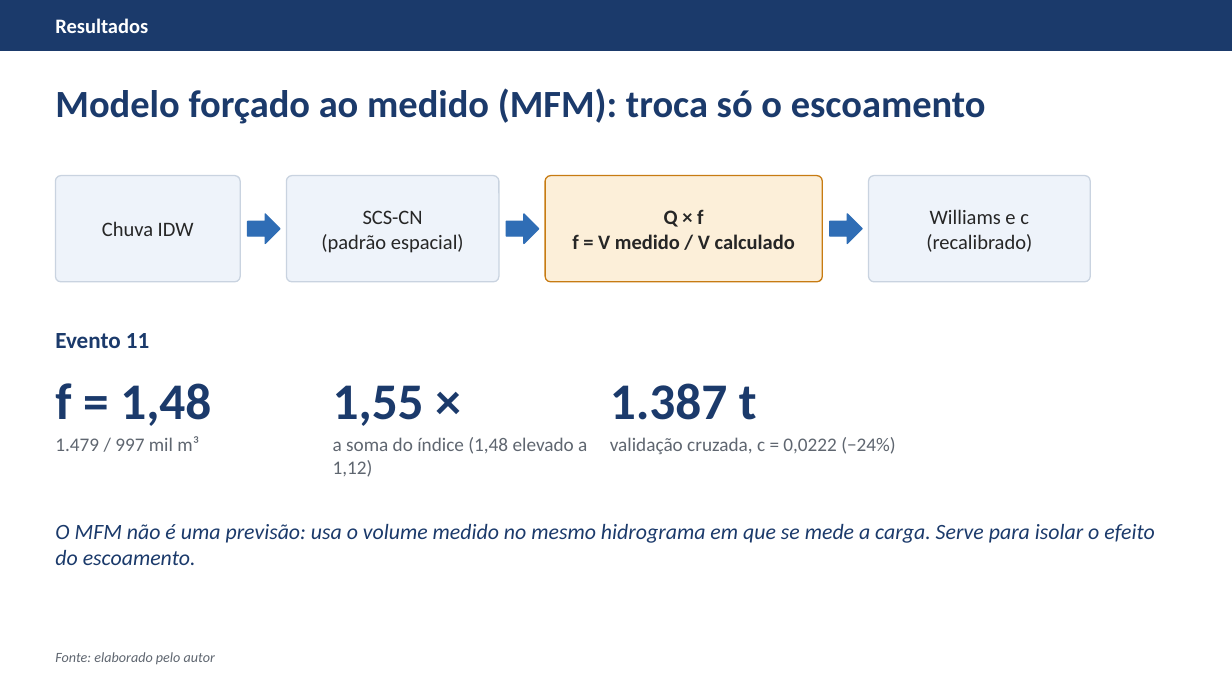
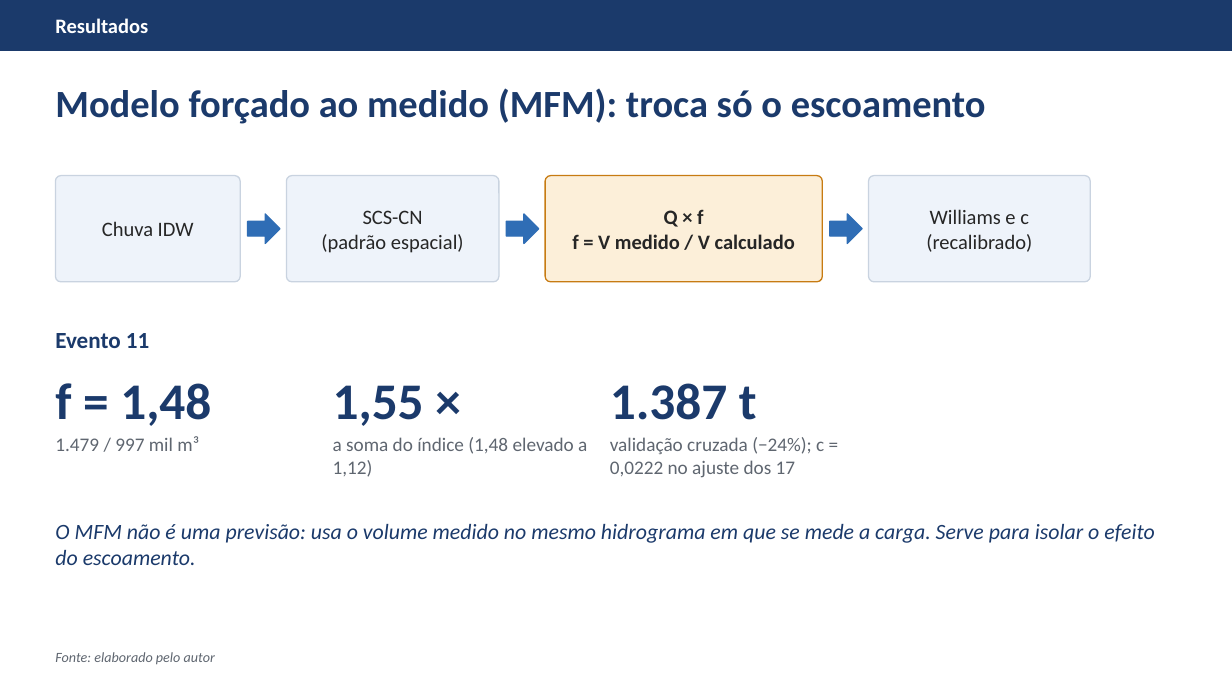
Before and after one commit to mateusvivarelli/TCC, a slide deck: slide 13 of TCC_Texto/slides/slides_defesa_completo.pptx. Drawn at 1232x693 pixels with LibreOffice and Linux fonts; fonts in the diff are those of the drawing. Boxes give left, top, right and bottom in pixels: in the first picture for what was removed or moved away, otherwise in the second. Text is boxed around its words. In the diff, an @@ line names an element or a change of style, - is before the commit and + after.

```diff
--- a/TCC_Texto/slides/slides_defesa_completo.pptx
+++ b/TCC_Texto/slides/slides_defesa_completo.pptx
@@ text at (610,437,824,478): text changed @@
-validação cruzada, c = 0,0222 (−24%)
+validação cruzada (−24%); c = 0,0222 no ajuste dos 17
```
Also in this commit, not shown: 3 other slides changed, 11 other files.
